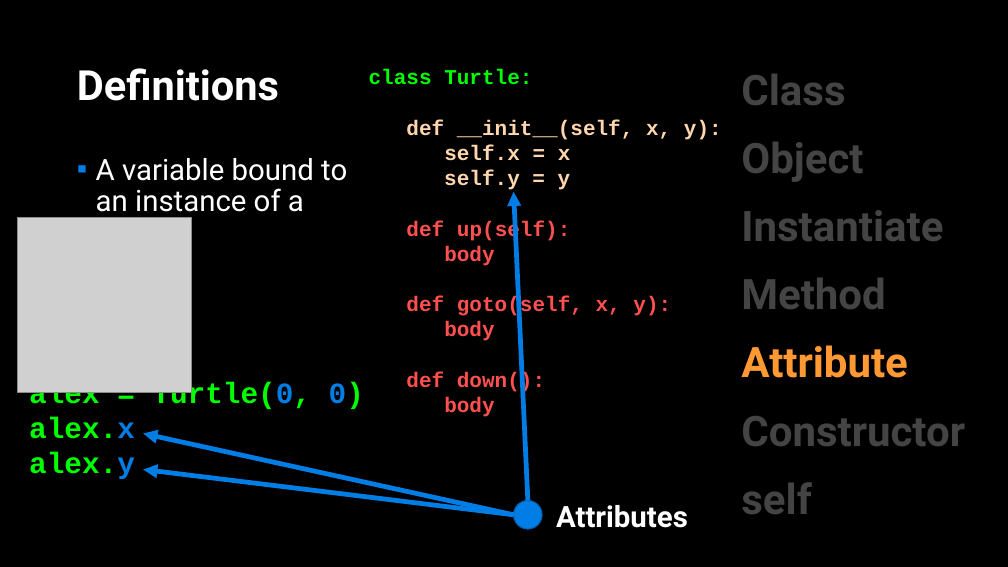
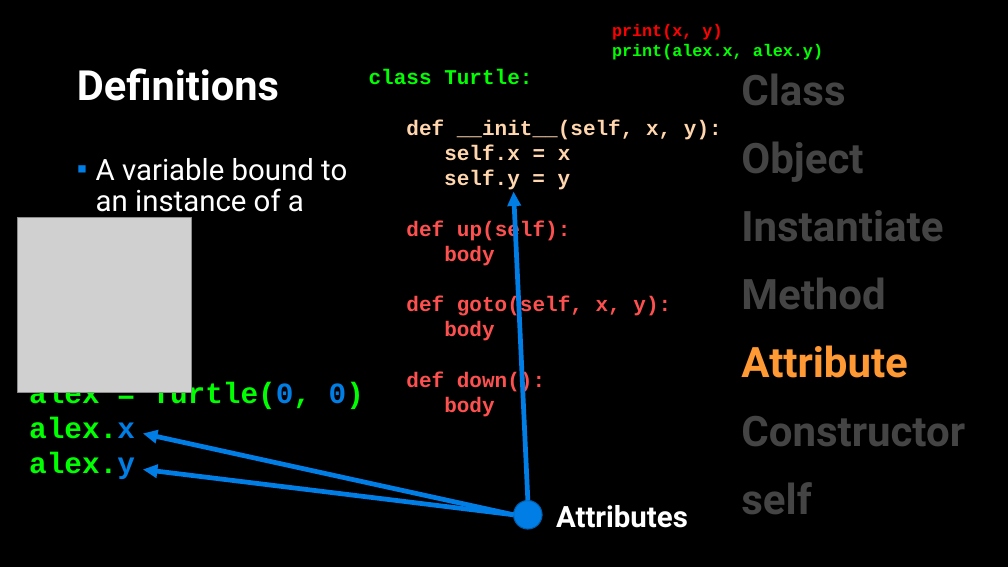
Before and after one commit to APS106/APS106-winter-2023-kinsella-goodfellow, a slide deck: slide 24 of lectures/week10/lecture1/slides/week10_lecture1.pptx. Drawn at 1008x567 pixels with LibreOffice and Linux fonts; fonts in the diff are those of the drawing; grey boxes stand for pictures; background and template pictures are left out. Boxes give left, top, right and bottom in pixels: in the first picture for what was removed or moved away, otherwise in the second. Text is boxed around its words. In the diff, an @@ line names an element or a change of style, - is before the commit and + after.

```diff
--- a/lectures/week10/lecture1/slides/week10_lecture1.pptx
+++ b/lectures/week10/lecture1/slides/week10_lecture1.pptx
@@ text added at bbox=[612, 24, 823, 60], 16 pt, text #00FF00, bold @@
+print(x, y)
+print(alex.x, alex.y)
```
Also in this commit, not shown: 6 other files.
